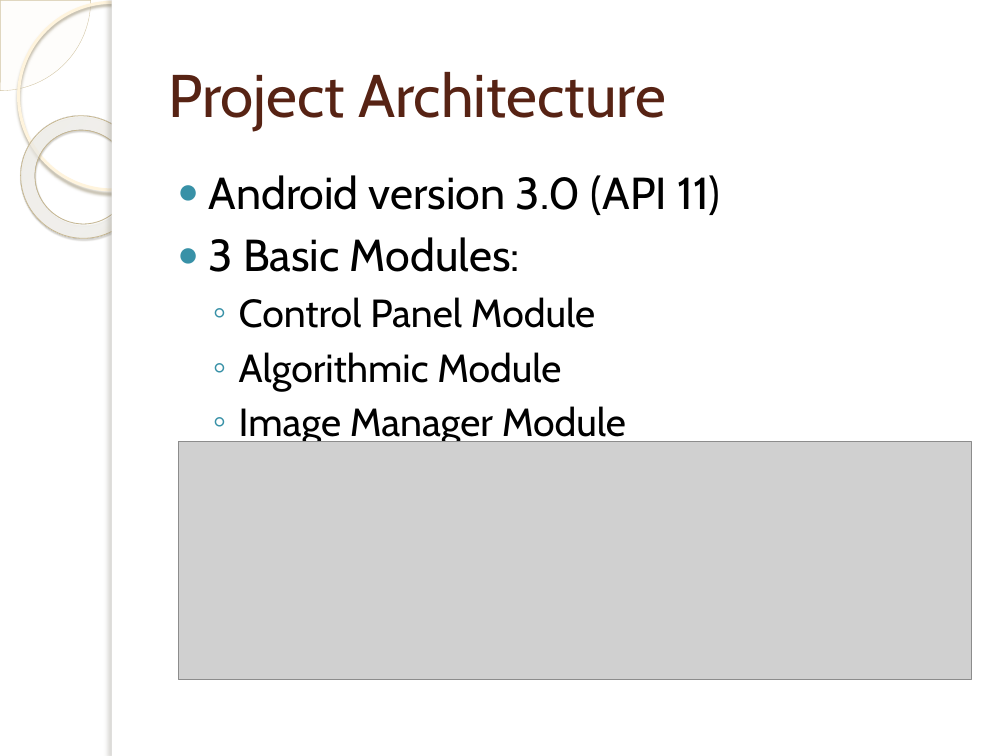
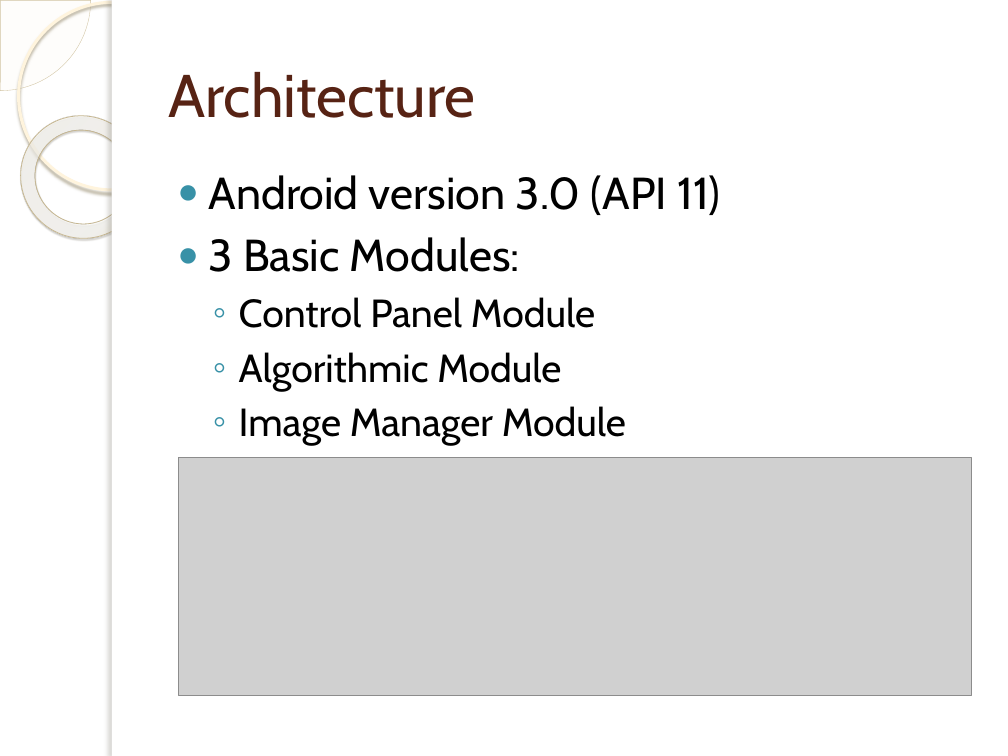
Before and after one commit to desperado1992/ivandroid, a slide deck: slide 4 of Presentacion/doc/EMOTICONIZER.pptx (slide 3 before the commit). Drawn at 1008x756 pixels with LibreOffice and Linux fonts; fonts in the diff are those of the drawing; grey boxes stand for pictures; background and template pictures are left out. Boxes give left, top, right and bottom in pixels: in the first picture for what was removed or moved away, otherwise in the second. Text is boxed around its words. In the diff, an @@ line names an element or a change of style, - is before the commit and + after.

```diff
--- a/Presentacion/doc/EMOTICONIZER.pptx
+++ b/Presentacion/doc/EMOTICONIZER.pptx
@@ title at (168,72,476,118): text changed @@
-Project Architecture
+Architecture
@@ picture: place and size @@
-picture at (178,442,971,679)
+picture at (178,458,971,696)
```
Also in this commit, not shown: 4 other slides changed, 3 slides added, 1 slide removed, 4 other files.
